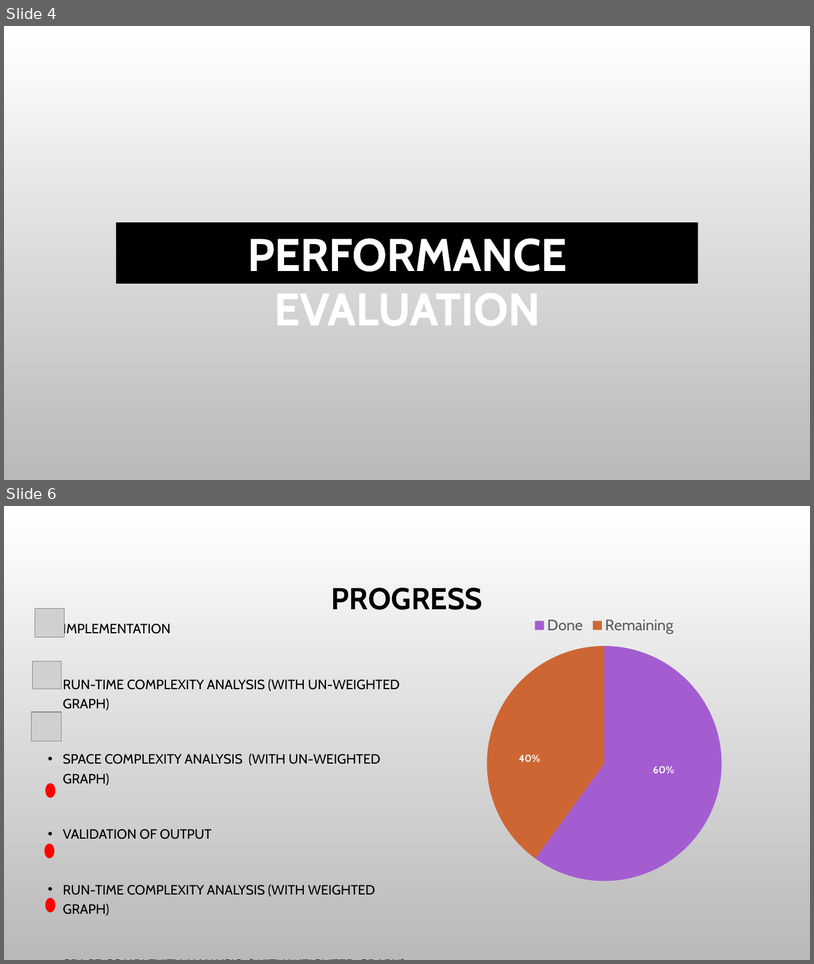
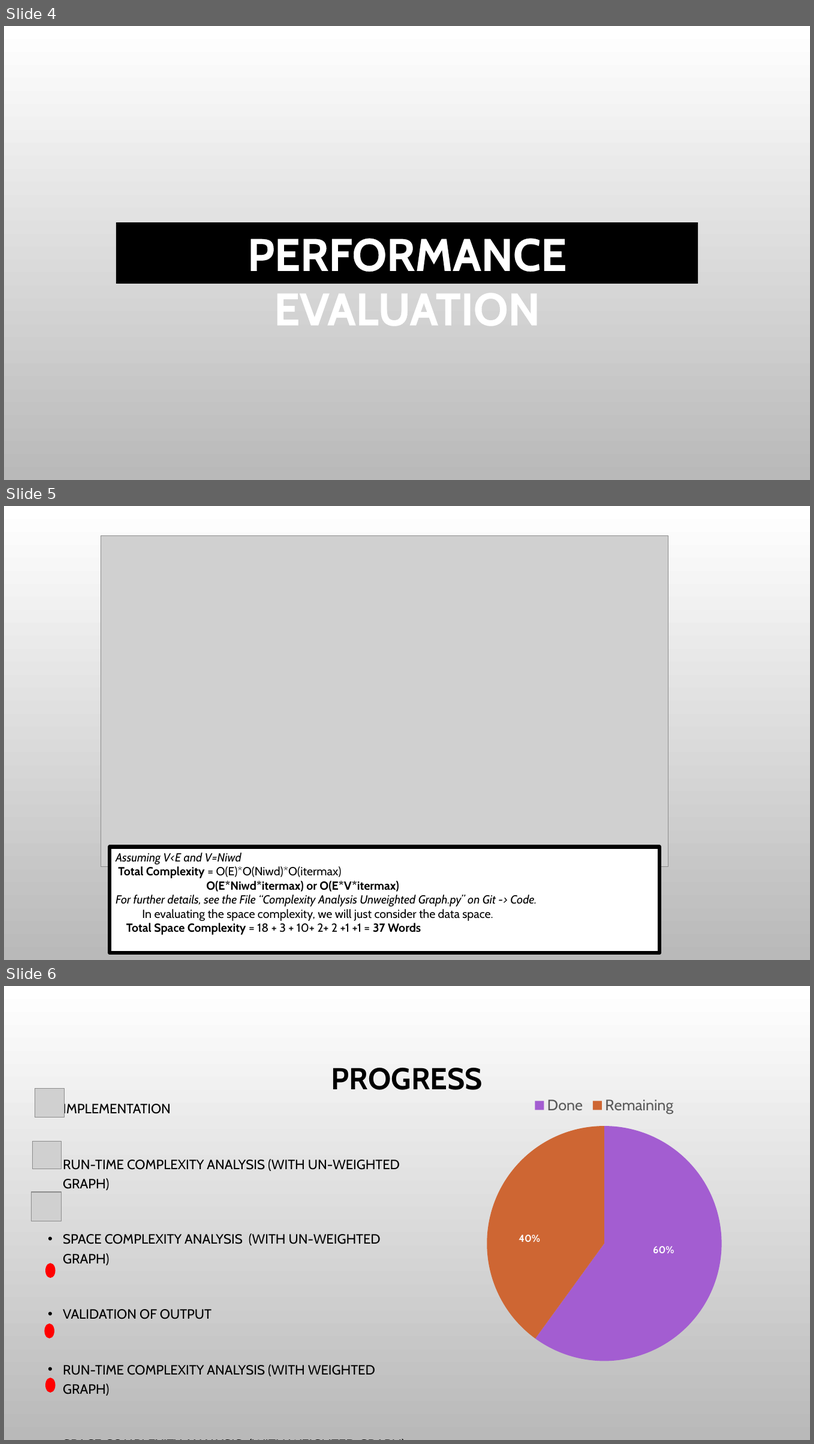
Before and after one commit to IqraSiddiqui/Portfolio, a slide deck: Documentation/Interim Demo.pptx. Shown one above the other, each under a label of ours: slides 4 and 6 before the commit, slides 4, 5 and 6 after it; the slides between them are not shown. The pictures are 814x964 and 814x1444 pixels, drawn with LibreOffice and Linux fonts; fonts in the diff are those of the drawing; grey boxes stand for pictures; background and template pictures are left out. Boxes give left, top, right and bottom in pixels: in the first picture for what was removed or moved away, otherwise in the second. Text is boxed around its words. In the diff, an @@ line names an element or a change of style, - is before the commit and + after.

Commit message:
Edited Slides

```diff
--- a/Documentation/Interim Demo.pptx
+++ b/Documentation/Interim Demo.pptx
@@ slide 5 added at bbox=[4, 506, 810, 960], background picture (left out) @@
@@ picture added at bbox=[101, 535, 669, 867] @@
@@ rectangle added at bbox=[110, 847, 660, 952], fill #FFFFFF, outline #000000 4.5 pt, 14 pt, text #000000 @@
+Assuming V<E and V=Niwd
+Total Complexity = O(E)*O(Niwd)*O(itermax)
+O(E*Niwd*itermax) or O(E*V*itermax)
+For further details, see the File “Complexity Analysis Unweighted Graph.py” on Git -> Code.
+In evaluating the space complexity, we will just consider the data space.
+Total Space Complexity = 18 + 3 + 10+ 2+ 2 +1 +1 = 37 Words
```
Also in this commit, not shown: 1 slide removed.
